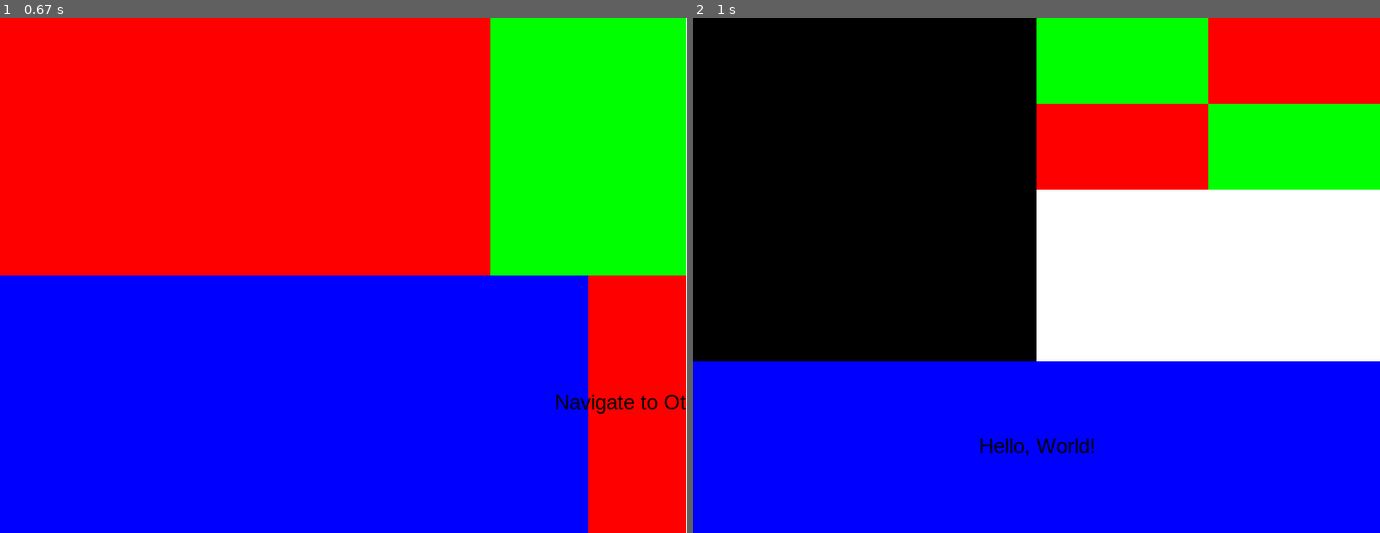
Above: before the commit, frames 1-2 (left to right).
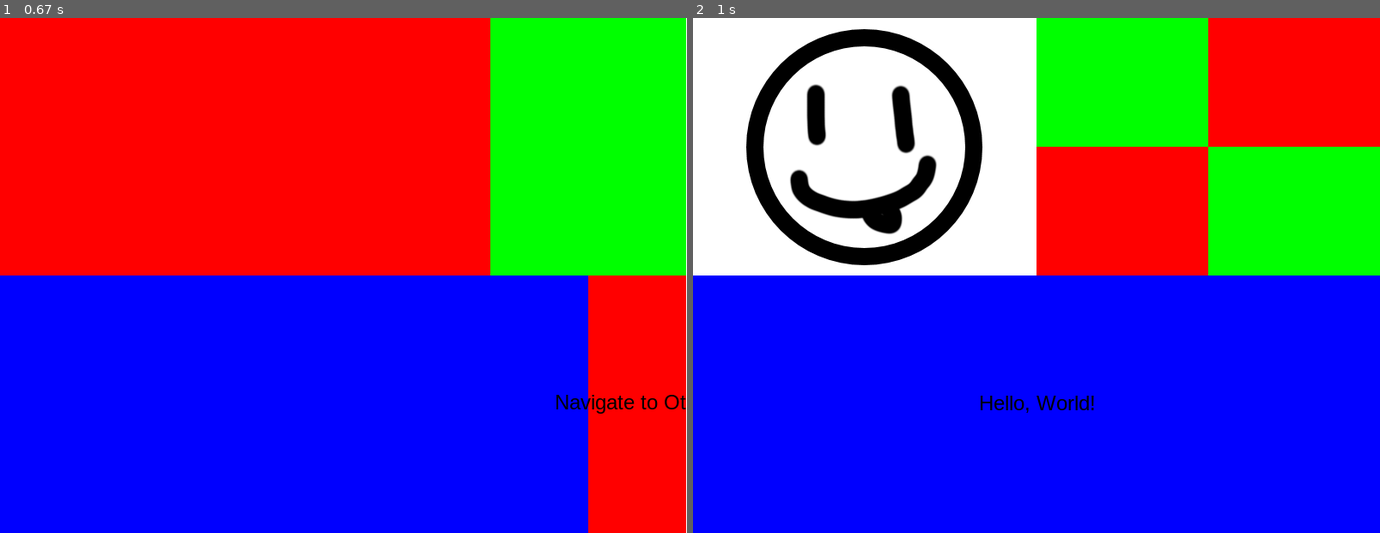
Above: after the commit, the same moments.

Repository: rschwa6308/Pygame-App-Framework
Game: pygame game, started from src/App.py
Two runs of this game, one before a commit and one after it. Both use one fixed random seed, a clock stepped at 60 frames per second and the inputs below.
Inputs (mouse positions are in pixels of both pictures, inside the frame that each line leads up to):
- Up to frame 1 (0.67 s): no input
- Up to frame 2 (1 s): click (1290, 455) at 0.88 s

Frame 1 is identical in both runs. In frame 2, 50% of the frame differs, in the area x 0-100%, y 0-85%.

Commit message:
image class

Diff:
--- a/src/App.py
+++ b/src/App.py
@@ -2,6 +2,7 @@
 from GridView import *
 from Button import *
 from Text import *
+from Image import *
 
 class App:
     default_target_fps = 60
@@ -54,8 +55,11 @@
         [View(1, 1, RED), View(1, 1, GREEN)]
     ], x_flex=1, y_flex=1)
 
+    test_assets_dir = os.path.join(os.path.dirname(__file__), "test_assets")
+    test_image_source = pygame.image.load(os.path.join(test_assets_dir, "smile.png"))
+
     test_component_2 = GridView([
-        [View(1, 2, BLACK), test_component_2a],
+        [Image(image=test_image_source, scale_mode="ORIGINAL"), test_component_2a],
         [Text(2, 1, BLUE, "Hello, World!")]
     ])
 
--- /dev/null
+++ b/src/Image.py
@@ -0,0 +1,50 @@
+from View import *
+from Colors import *
+
+
+# Functions take `image_size` and `region_size` and return `target_size`
+SCALE_MODES = {
+    # maintain original size TODO: crop to fit region
+    "ORIGINAL": lambda img, reg:
+        img, # (min(img[0], reg[0]), min(img[1], reg[1])),
+    # stretch to fill region
+    "STRETCH": lambda img, reg:
+        reg,
+    # stretch to fill smallest dimension of region (maintains aspect ratio)
+    "CONTAIN": lambda img, reg:
+        (round(img[0] * (r := reg[(d := reg[0] > reg[1])] / img[d])), round(img[1] * r)),
+    # stretch to fill largest dimension of region (maintains aspect ratio)
+    "COVER":   lambda img, reg:
+        (round(img[0] * (r := reg[(d := reg[0] < reg[1])] / img[d])), round(img[1] * r)),
+}
+
+
+class Image(View):
+    def __init__(
+        self,
+        image: pygame.Surface,
+        scale_mode: str = "CONTAIN",
+        **kwargs
+    ):
+        super().__init__(**kwargs)
+        self.image = image
+        self.scale_mode = scale_mode
+
+        self.image_size = image.get_size()
+        self.scaled_image = None
+
+    def render_onto(self, surf, region=None):
+        # scale `self.image` to fill the given `region`
+        target_size = SCALE_MODES[self.scale_mode](self.image_size, region.size)
+        if self.scaled_image is None or\
+           self.scaled_image.get_size() != target_size:
+            self.scaled_image = pygame.transform.scale(self.image, target_size)
+
+        # center `self.scaled_image` within `region`
+        # TODO: provide a prop for customizing this (i.e. a value in [0, 1]^2)? maybe not
+        target_pos = (
+            round((region.size[0] - target_size[0]) / 2),
+            round((region.size[1] - target_size[1]) / 2),
+        )
+
+        surf.blit(self.scaled_image, target_pos)
--- a/src/test.py
+++ b/src/test.py
@@ -54,22 +54,6 @@
 ])
 
 
-
-# class Image(View):
-#     def __init__(self, image: pygame.Surface, **kwargs):
-#         super().__init___(**kwargs)
-#         self.image = image
-
-#     def render_onto(self, surf, region=None):
-#         # TODO: scale `self.image` to fill `region` here
-#         self.image.blit(surf, (0, 0))
-
-
-
-
-
-
-
 hoster = Hoster(
     {
         "level_select": level_select_screen,
Binary file added: src/test_assets/smile.png
